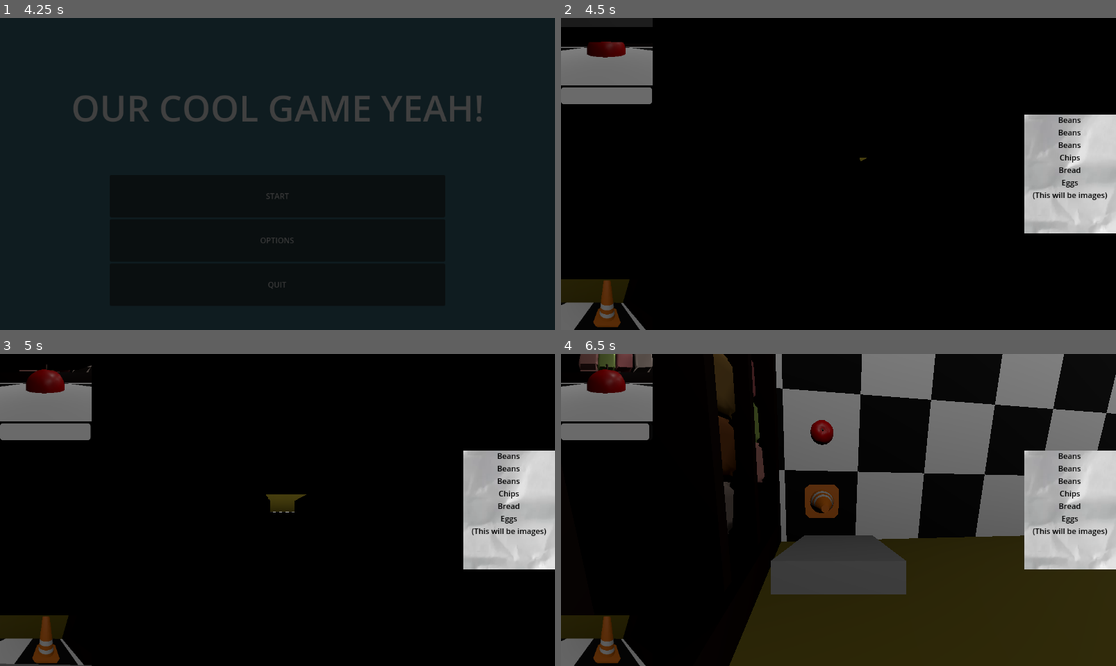
Above: before the commit, frames 1-4 (two rows, left to right).
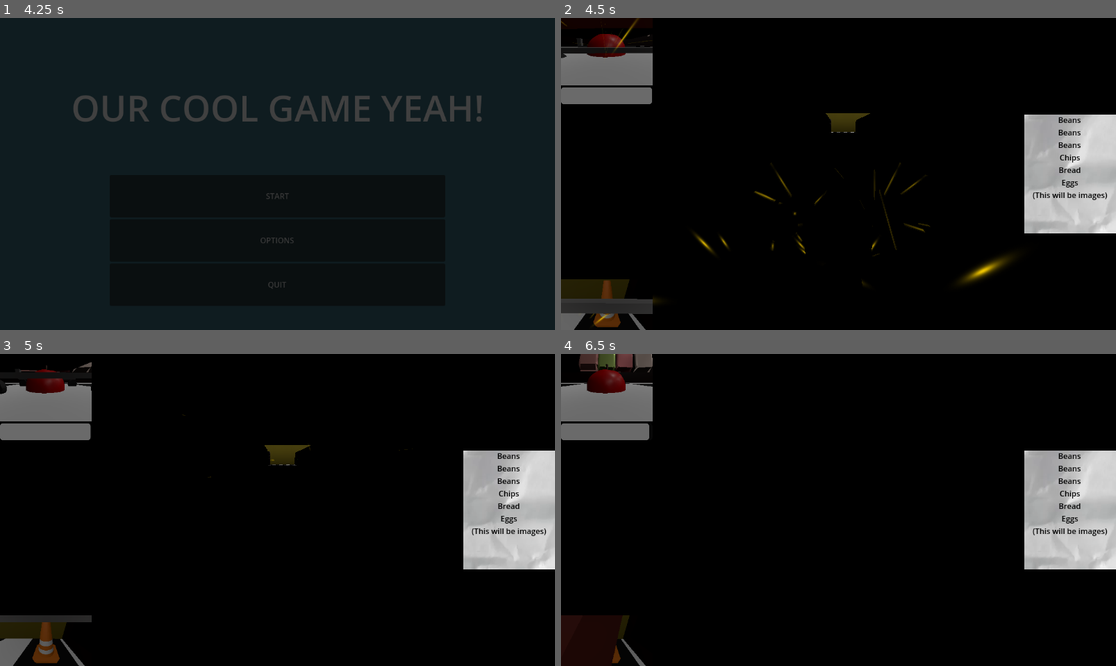
Above: after the commit, the same moments.

Repository: purpletissuebox/gwj80
Game: Godot game, scene res://drivers/root/root.tscn
Two runs of this game, one before a commit and one after it. Both use one fixed random seed, a clock stepped at 60 frames per second and the inputs below.
Inputs:
- Up to frame 1 (4.25 s): tap Enter at 0.5 s; hold Right (ui_right) 0.53-1.28 s; hold Down (ui_down) 1.28-2.03 s; hold Right (ui_right) 2.03-2.78 s; tap Space at 2.75 s; hold Up (ui_up) 2.78-3.53 s; hold Left (ui_left) from 3.53 s (still down)
- Up to frame 2 (4.5 s): release Left (ui_left) at 4.25 s; click "START" at 4.25 s
- Up to frame 3 (5 s): no input
- Up to frame 4 (6.5 s): hold Left (ui_left) 5.03-5.78 s; hold Down (ui_down) from 5.78 s (still down)

Frame 1 is identical in both runs. In frame 2, 2.8% of the frame differs, in the area x 0-82%, y 0-99%; in frame 3, 1.3%; in frame 4, 43%, in the area x 0-100%, y 0-100%.

Commit message:
pack it all into player scene

Diff:
--- a/actors/player/player.tscn
+++ b/actors/player/player.tscn
@@ -1,13 +1,13 @@
-[gd_scene load_steps=11 format=3 uid="uid://duh3efbyiw3gp"]
+[gd_scene load_steps=13 format=3 uid="uid://duh3efbyiw3gp"]
 
 [ext_resource type="Script" uid="uid://bsa3o7udfhus5" path="res://actors/player/player.gd" id="1_oul6g"]
-[ext_resource type="Script" uid="uid://ct1tuy1npud88" path="res://actors/player/suspension.gd" id="2_rkbax"]
-[ext_resource type="Script" uid="uid://chcd5s5f8b16b" path="res://actors/player/engine.gd" id="3_g1dw6"]
-[ext_resource type="Script" uid="uid://bwf3jgvht70ru" path="res://actors/player/steering.gd" id="4_yw30f"]
+[ext_resource type="Script" uid="uid://chcd5s5f8b16b" path="res://actors/player/movement/engine.gd" id="3_g1dw6"]
+[ext_resource type="Script" uid="uid://bwf3jgvht70ru" path="res://actors/player/movement/steering.gd" id="4_yw30f"]
+[ext_resource type="Script" uid="uid://cpor8wrqsu60t" path="res://actors/player/camera.gd" id="5_6p1w3"]
+[ext_resource type="PackedScene" uid="uid://ddnrqolceud28" path="res://actors/player/movement/wheel.tscn" id="5_15y17"]
+[ext_resource type="PackedScene" uid="uid://cy15gr5wa02xl" path="res://actors/player/gfx/cart.tscn" id="6_15y17"]
 
 [sub_resource type="PhysicsMaterial" id="PhysicsMaterial_yw30f"]
-friction = 0.0
-rough = true
 bounce = 0.3
 absorbent = true
 
@@ -32,6 +32,7 @@
 radius = 1.5
 
 [node name="Player" type="RigidBody3D" node_paths=PackedStringArray("wheels")]
+collision_layer = 2
 physics_material_override = SubResource("PhysicsMaterial_yw30f")
 gravity_scale = 4.0
 center_of_mass_mode = 1
@@ -42,57 +43,18 @@
 spring_strength = 30.0
 engine_curve = SubResource("Curve_rkbax")
 steer_curve = SubResource("Curve_qjkh3")
-wheels = [NodePath("RayCast3D"), NodePath("RayCast3D2"), NodePath("RayCast3D3"), NodePath("RayCast3D4")]
+wheels = [NodePath("Wheels/RayCast3D"), NodePath("Wheels/RayCast3D2"), NodePath("Wheels/RayCast3D3"), NodePath("Wheels/RayCast3D4")]
 
 [node name="CollisionShape3D" type="CollisionShape3D" parent="."]
 shape = SubResource("BoxShape3D_rkbax")
 
 [node name="MeshInstance3D" type="MeshInstance3D" parent="CollisionShape3D"]
-mesh = SubResource("BoxMesh_rkbax")
+visible = false
+mesh = SubResource("BoxMesh_bop6h")
 
 [node name="CollisionShape3D2" type="CollisionShape3D" parent="."]
 transform = Transform3D(-4.37114e-08, -1, 0, 1, -4.37114e-08, 0, 0, 0, 1, 0, 1, 0)
 shape = SubResource("CylinderShape3D_yw30f")
-
-[node name="RayCast3D" type="RayCast3D" parent="." node_paths=PackedStringArray("car")]
-transform = Transform3D(1, 0, 0, 0, 1, 0, 0, 0, 1, -3, -0.45, 2)
-target_position = Vector3(0, -2, 0)
-script = ExtResource("2_rkbax")
-car = NodePath("..")
-
-[node name="Label3D" type="Label3D" parent="RayCast3D"]
-transform = Transform3D(-4.37114e-08, 0, -1, 0, 1, 0, 1, 0, -4.37114e-08, 0, 1.29461, 0)
-font_size = 64
-
-[node name="RayCast3D2" type="RayCast3D" parent="." node_paths=PackedStringArray("car")]
-transform = Transform3D(1, 0, 0, 0, 1, 0, 0, 0, 1, -3, -0.45, -2)
-target_position = Vector3(0, -2, 0)
-script = ExtResource("2_rkbax")
-car = NodePath("..")
-
-[node name="Label3D" type="Label3D" parent="RayCast3D2"]
-transform = Transform3D(-4.37114e-08, 0, -1, 0, 1, 0, 1, 0, -4.37114e-08, 0, 1.29461, 0)
-font_size = 64
-
-[node name="RayCast3D3" type="RayCast3D" parent="." node_paths=PackedStringArray("car")]
-transform = Transform3D(1, 0, 0, 0, 1, 0, 0, 0, 1, 3, -0.45, 2)
-target_position = Vector3(0, -2, 0)
-script = ExtResource("2_rkbax")
-car = NodePath("..")
-
-[node name="Label3D" type="Label3D" parent="RayCast3D3"]
-transform = Transform3D(-4.37114e-08, 0, -1, 0, 1, 0, 1, 0, -4.37114e-08, 0, 1.29461, 0)
-font_size = 64
-
-[node name="RayCast3D4" type="RayCast3D" parent="." node_paths=PackedStringArray("car")]
-transform = Transform3D(1, 0, 0, 0, 1, 0, 0, 0, 1, 3, -0.45, -2)
-target_position = Vector3(0, -2, 0)
-script = ExtResource("2_rkbax")
-car = NodePath("..")
-
-[node name="Label3D" type="Label3D" parent="RayCast3D4"]
-transform = Transform3D(-4.37114e-08, 0, -1, 0, 1, 0, 1, 0, -4.37114e-08, 0, 1.29461, 0)
-font_size = 64
 
 [node name="Engine" type="Node" parent="." node_paths=PackedStringArray("car")]
 script = ExtResource("3_g1dw6")
@@ -102,5 +64,43 @@
 script = ExtResource("4_yw30f")
 car = NodePath("..")
 
-[node name="Camera3D" type="Camera3D" parent="."]
-transform = Transform3D(1.31134e-07, 0, -1, 0, 1, 0, 1, 0, 1.31134e-07, -9, 2, 0)
+[node name="Wheels" type="Node3D" parent="."]
+
+[node name="RayCast3D" parent="Wheels" node_paths=PackedStringArray("car") instance=ExtResource("5_15y17")]
+transform = Transform3D(1, 0, 0, 0, 1, 0, 0, 0, 1, 3, 0, -2)
+car = NodePath("../..")
+
+[node name="RayCast3D2" parent="Wheels" node_paths=PackedStringArray("car") instance=ExtResource("5_15y17")]
+transform = Transform3D(1, 0, 0, 0, 1, 0, 0, 0, 1, 3, 0, 2)
+car = NodePath("../..")
+
+[node name="RayCast3D3" parent="Wheels" node_paths=PackedStringArray("car") instance=ExtResource("5_15y17")]
+transform = Transform3D(1, 0, 0, 0, 1, 0, 0, 0, 1, -3, 0, 2)
+car = NodePath("../..")
+
+[node name="RayCast3D4" parent="Wheels" node_paths=PackedStringArray("car") instance=ExtResource("5_15y17")]
+transform = Transform3D(1, 0, 0, 0, 1, 0, 0, 0, 1, -3, 0, -2)
+car = NodePath("../..")
+
+[node name="CameraFocus" type="Marker3D" parent="."]
+transform = Transform3D(1, 0, 0, 0, 1, 0, 0, 0, 1, 8, 1, 0)
+
+[node name="SpringArm3D" type="SpringArm3D" parent="."]
+transform = Transform3D(-4.13262e-08, 0.522722, -0.852503, 1.42419e-08, 0.852503, 0.522722, 1, 9.46088e-09, -4.26753e-08, 0, 0, 0)
+spring_length = 9.0
+
+[node name="CameraPos" type="Marker3D" parent="SpringArm3D"]
+transform = Transform3D(1, 0, 0, 0, 1, -4.03745e-16, 0, -4.03745e-16, 1, 3.93403e-07, 0.00463545, 9.21954)
+
+[node name="Camera3D" type="Camera3D" parent="." node_paths=PackedStringArray("car", "arm", "move_tgt", "look_tgt")]
+transform = Transform3D(-4.37114e-08, 0, -1, 0, 1, 0, 1, 0, -4.37114e-08, -9, 2, 0)
+top_level = true
+script = ExtResource("5_6p1w3")
+car = NodePath("..")
+arm = NodePath("../SpringArm3D")
+move_tgt = NodePath("../SpringArm3D/CameraPos")
+look_tgt = NodePath("../CameraFocus")
+
+[node name="Cart" parent="." node_paths=PackedStringArray("car") instance=ExtResource("6_15y17")]
+transform = Transform3D(-4.37114e-08, 0, -1, 0, 1, 0, 1, 0, -4.37114e-08, -1, -0.365585, 0)
+car = NodePath("..")
Not shown: 1 places in actors/player/player.tscn that only renumber resources
